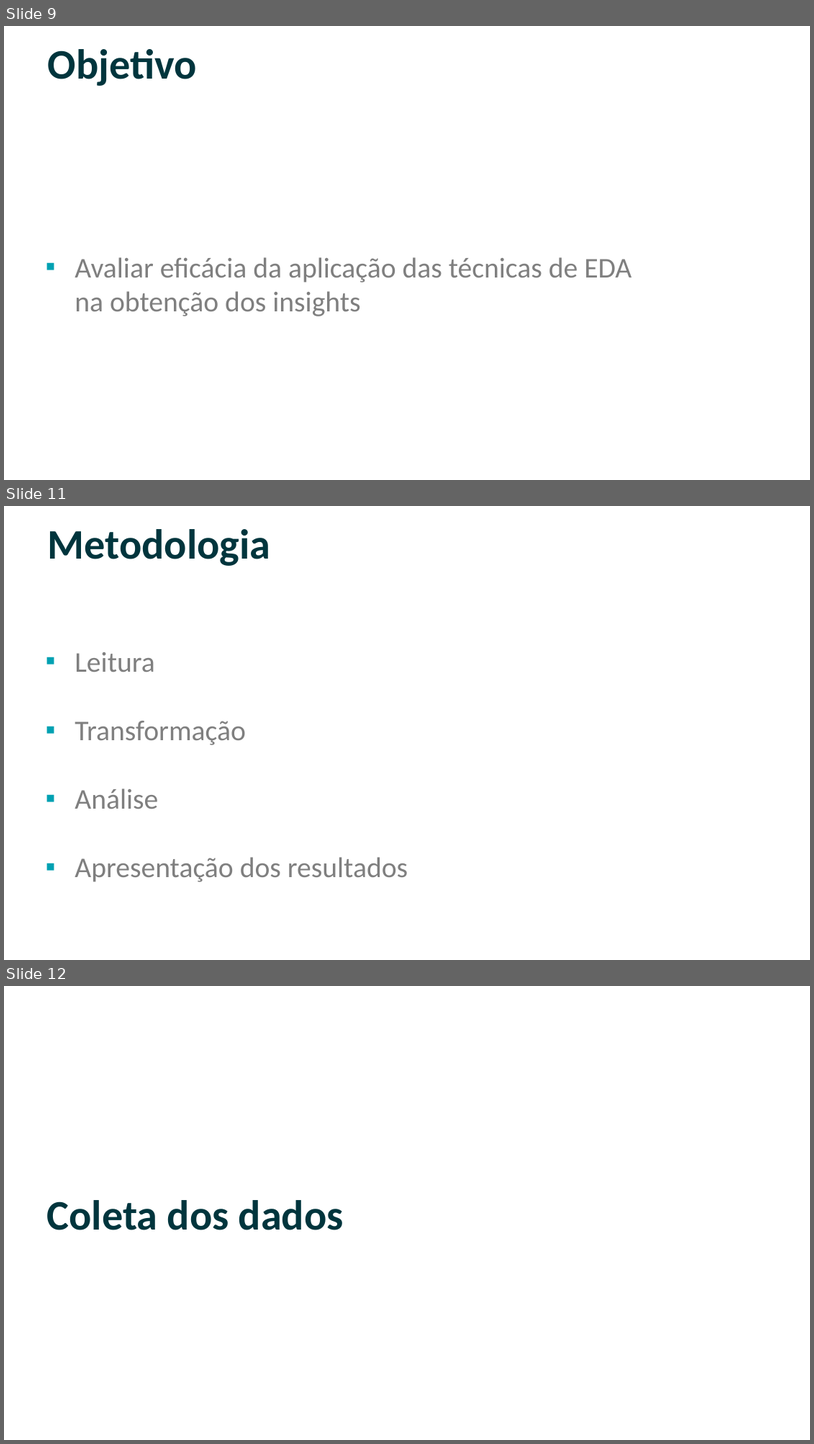
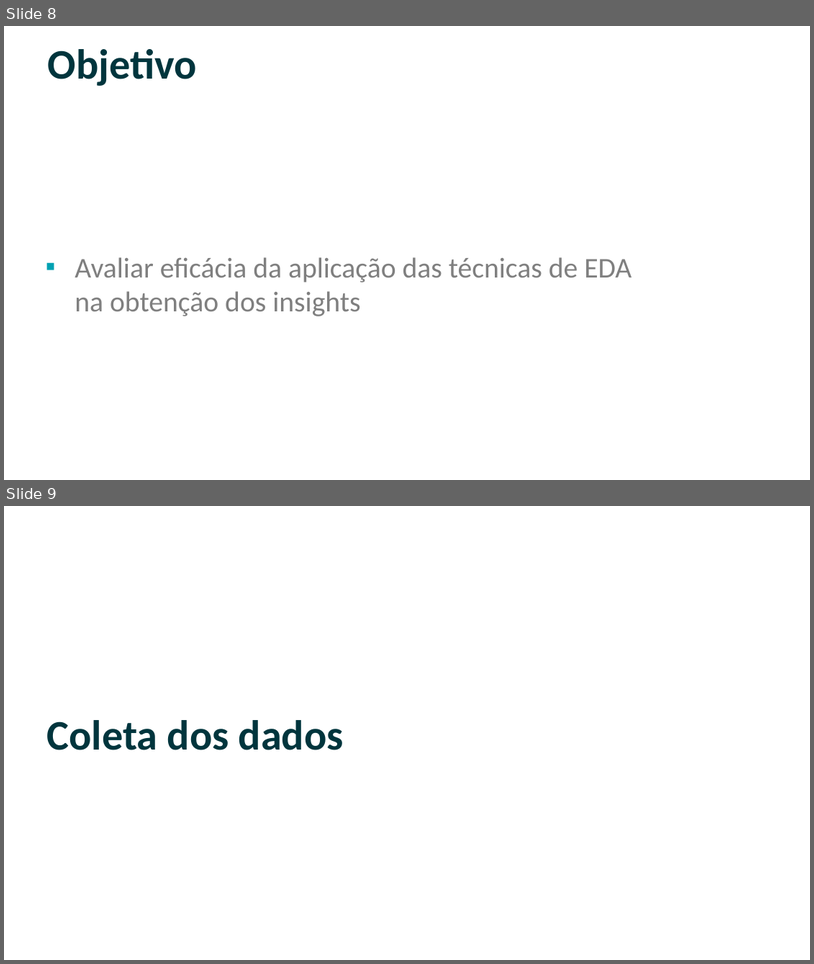
Before and after one commit to willsancheslima/tcc-puc-minas, a slide deck: doc/apresentacao.pptx. Shown one above the other, each under a label of ours: slides 9, 11 and 12 before the commit, slides 8 and 9 after it; the slides between them are not shown. The pictures are 814x1444 and 814x964 pixels, drawn with LibreOffice and Linux fonts; fonts in the diff are those of the drawing; background and template pictures are left out. Boxes give left, top, right and bottom in pixels: in the first picture for what was removed or moved away, otherwise in the second. Text is boxed around its words. In the diff, an @@ line names an element or a change of style, - is before the commit and + after.

```diff
--- a/doc/apresentacao.pptx
+++ b/doc/apresentacao.pptx
@@ slide 11 removed at [4,506,810,960], background #FFFFFF @@
@@ title removed at [48,529,271,566] @@
-Metodologia
@@ subtitle removed at [75,652,408,882] @@
-▪ Leitura
-▪ Transformação
-▪ Análise
-▪ Apresentação dos resultados
@@ what was slide 9 is now slide 8 @@
@@ what was slide 12 is now slide 9 @@
```
Also in this commit, not shown: 9 slides changed, 22 other slides removed, 7 other files.
